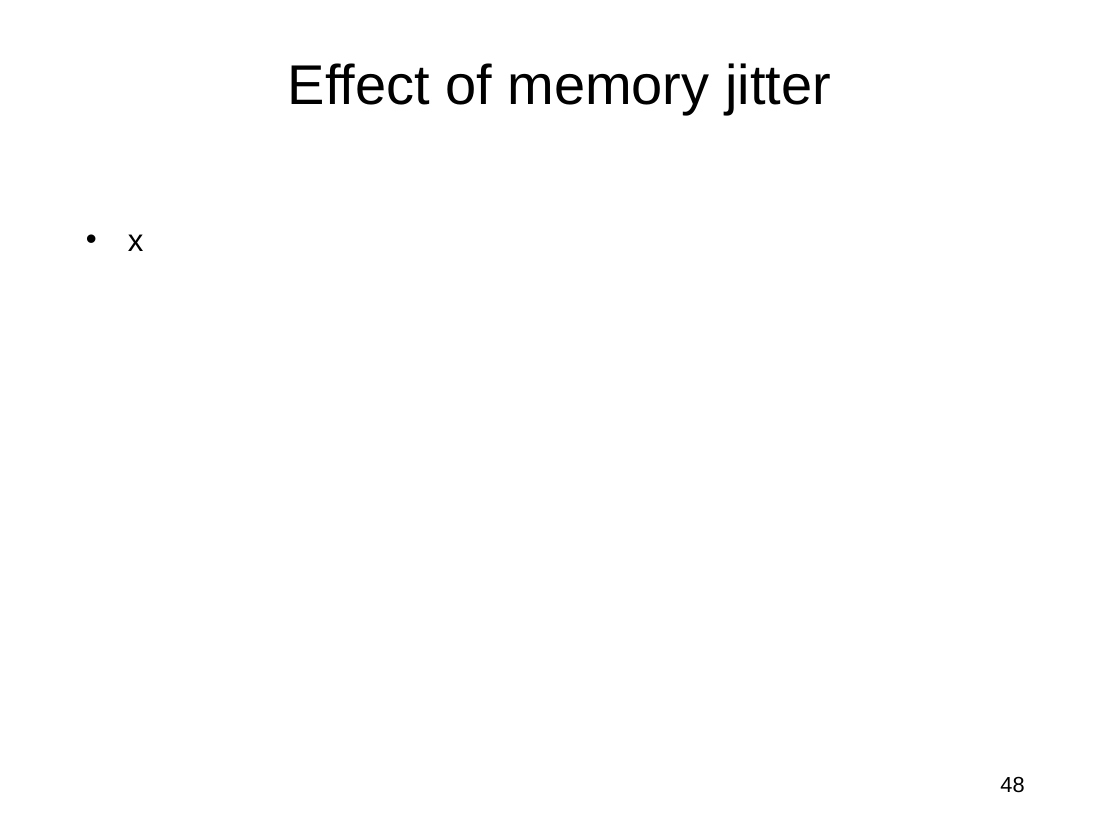
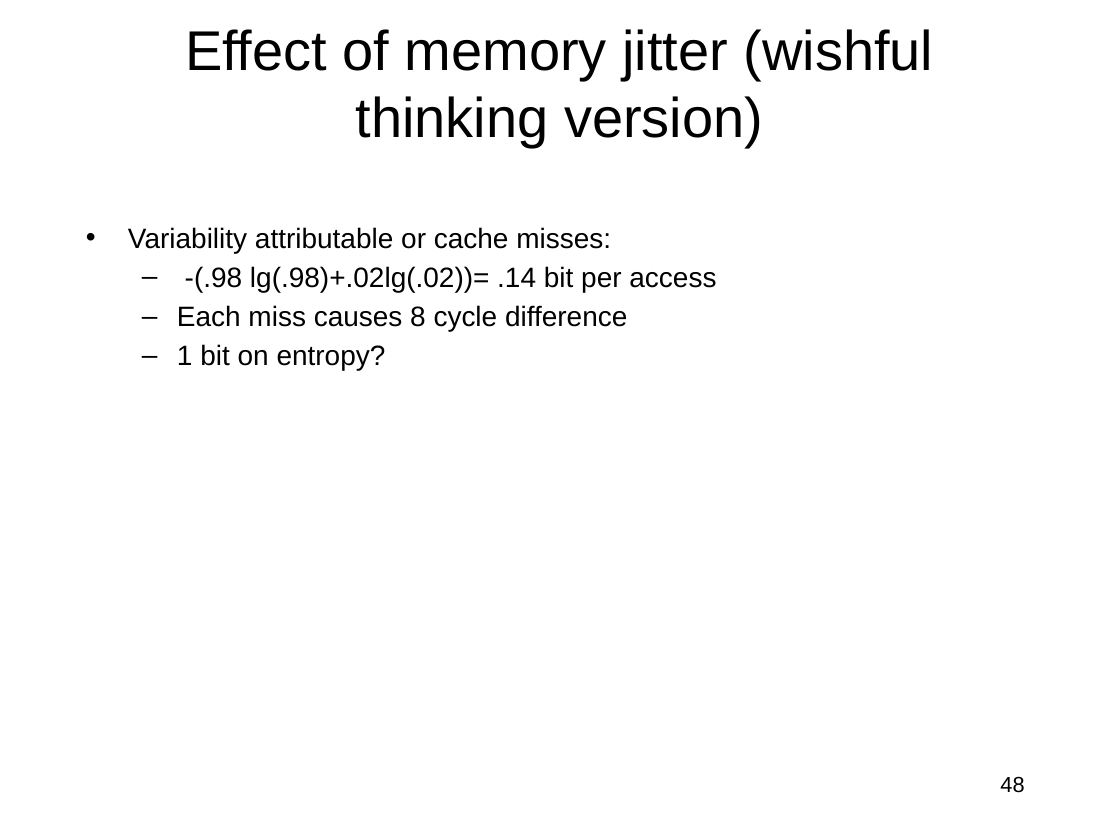
Before and after one commit to jlmucb/class_notes, a slide deck: slide 48 of BerkeleyClass/CS290Spring2013/Lectures/entropy_talk.pptx. Drawn at 1120x840 pixels with LibreOffice and Linux fonts; fonts in the diff are those of the drawing. Boxes give left, top, right and bottom in pixels: in the first picture for what was removed or moved away, otherwise in the second. Text is boxed around its words. In the diff, an @@ line names an element or a change of style, - is before the commit and + after.

```diff
--- a/BerkeleyClass/CS290Spring2013/Lectures/entropy_talk.pptx
+++ b/BerkeleyClass/CS290Spring2013/Lectures/entropy_talk.pptx
@@ title at [185, 29, 934, 147]: text changed @@
-Effect of memory jitter
+Effect of memory jitter (wishful thinking version)
@@ text at [128, 227, 716, 371]: text changed; size 20 to 18 pt @@
-• x
+• Variability attributable or cache misses:
+  – -(.98 lg(.98)+.02lg(.02))= .14 bit per access
+  – Each miss causes 8 cycle difference
+  – 1 bit on entropy?
```
Also in this commit, not shown: 3 other slides changed, 1 other file.
